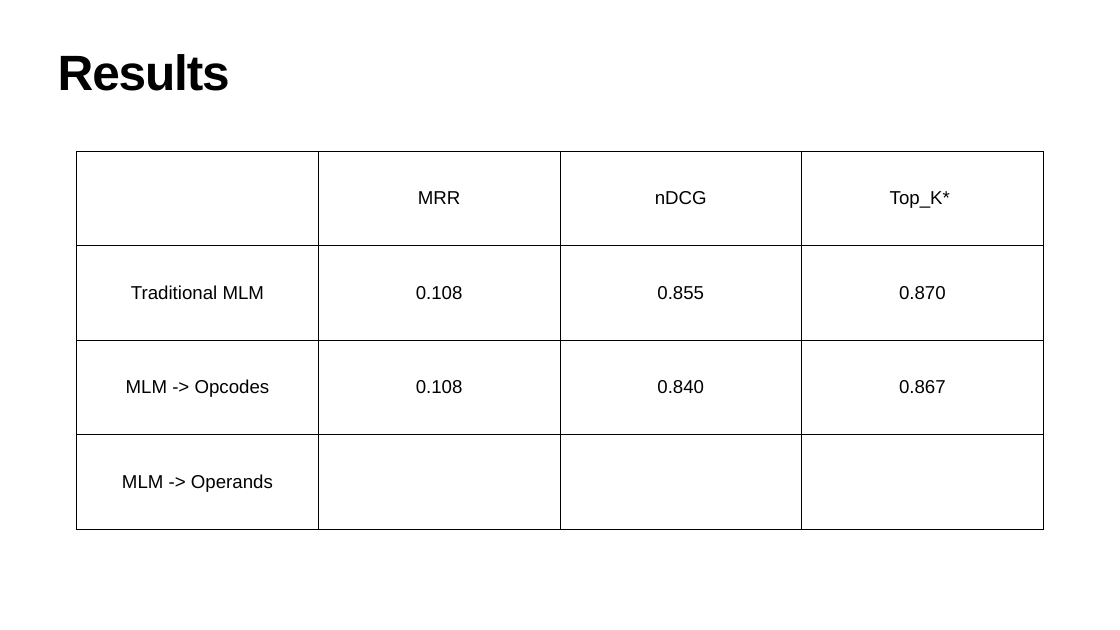
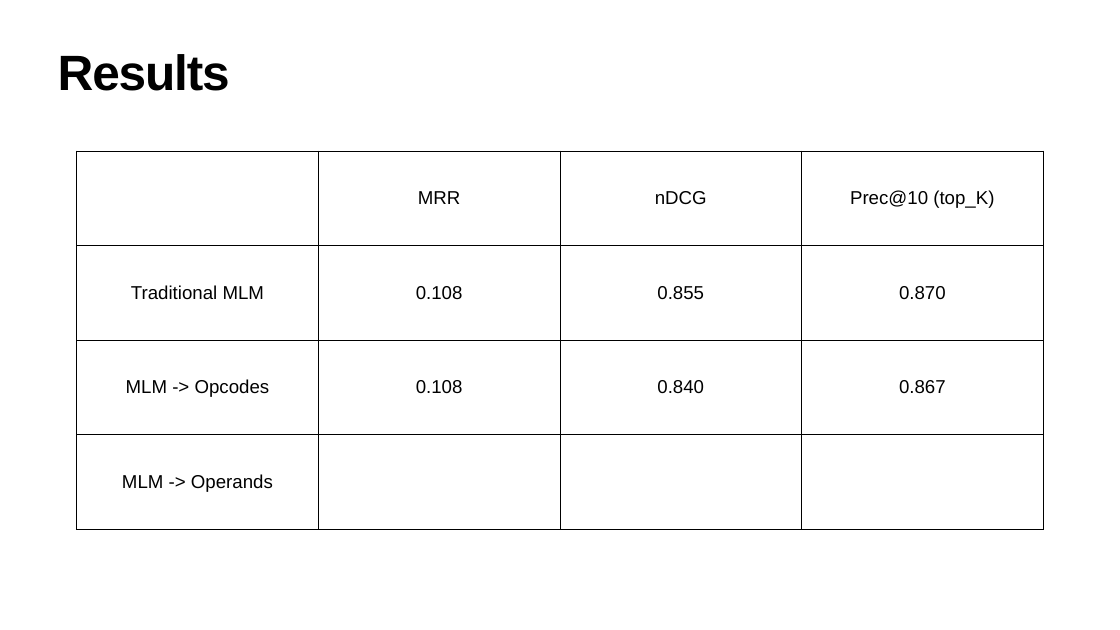
Before and after one commit to julig3ccd/BinAI, a slide deck: slide 12 of presentation/final_presentation.pptx (slide 9 before the commit). Drawn at 1120x630 pixels with LibreOffice and Linux fonts; fonts in the diff are those of the drawing. Boxes give left, top, right and bottom in pixels: in the first picture for what was removed or moved away, otherwise in the second. Text is boxed around its words. In the diff, an @@ line names an element or a change of style, - is before the commit and + after.

```diff
--- a/presentation/final_presentation.pptx
+++ b/presentation/final_presentation.pptx
@@ table at (x1=77, y1=151, x2=1043, y2=529) @@
-row 1, column 4: Top_K*
+row 1, column 4: Prec@10 (top_K)
```
Also in this commit, not shown: 2 other slides changed, 3 slides added, 1 other file.
